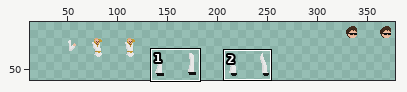
One commit to this sprite sheet: dude/dance1.png. Above: a wide view before the commit, with the close-up outlined.
Close-up. First the earlier version:
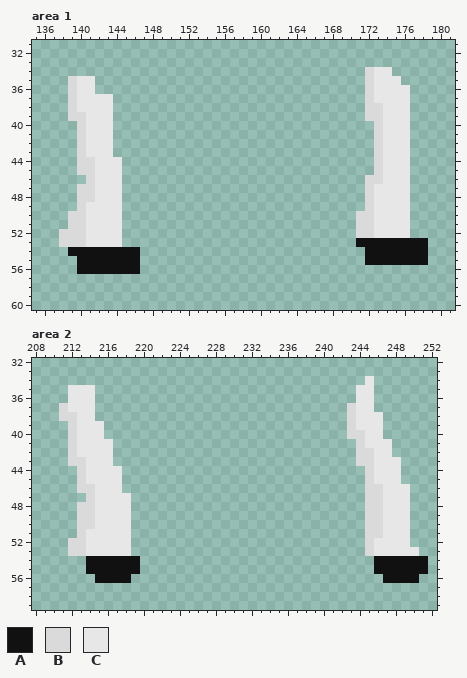
The file is 384x64 pixels. Shown: area 1: x 135..181, y 31..60; area 2: x 208..252, y 32..59. The old version is drawn lined up with the new one. The wide view leaves out empty margins. The commit also changed other parts of the picture, which this record leaves out.
Palette (. is transparent): A #111111  B #dadada  C #e7e7e7
Pixels before, area 1, first column x 138:
34 ..................................BCC....
35 .BCC..............................BCCC...
36 .BCC..............................BCCCC..
37 .BCCCC............................BCCCC..
38 .BCCCC............................BBCCC..
39 .BBCCC............................BBCCC..
40 ..BCCC.............................BCCC..
41 ..BCCC.............................BCCC..
42 ..BCCC.............................BCCC..
43 ..BCCC.............................BCCC..
44 ..BBCCC............................BCCC..
45 ..BBCCC............................BCCC..
46 ...BCCC...........................BBCCC..
47 ..BBCCC...........................BCCCC..
48 ..BBCCC...........................BCCCC..
49 ..BCCCC...........................BCCCC..
50 .BBCCCC..........................BBCCCC..
51 .BBCCCC..........................BBCCCC..
52 BBBCCCC..........................BBCCCC..
53 BBBCCCC..........................AAAAAAAA
54 .AAAAAAAA.........................AAAAAAA
55 ..AAAAAAA.........................AAAAAAA
56 ..AAAAAAA................................
Pixels before, area 2, first column x 211:
34 ..................................C......
35 .CCC.............................CC......
36 .CCC.............................CC......
37 BCCC............................BCC......
38 BBCC............................BCCC.....
39 .BCCC...........................BCCC.....
40 .BCCC...........................BBCC.....
41 .BCCCC...........................BCCC....
42 .BCCCC...........................BBCC....
43 .BBCCC...........................BBCCC...
44 ..BCCCC...........................BCCC...
45 ..BCCCC...........................BCCC...
46 ..BBCCC...........................BBCCC..
47 ...BCCCC..........................BBCCC..
48 ..BBCCCC..........................BBCCC..
49 ..BBCCCC..........................BBCCC..
50 ..BBCCCC..........................BBCCC..
51 ..BCCCCC..........................BBCCC..
52 .BBCCCCC..........................BCCCC..
53 .BBCCCCC..........................BCCCCC.
54 ...AAAAAA..........................AAAAAA
55 ...AAAAAA..........................AAAAAA
56 ....AAAA............................AAAA.
After:
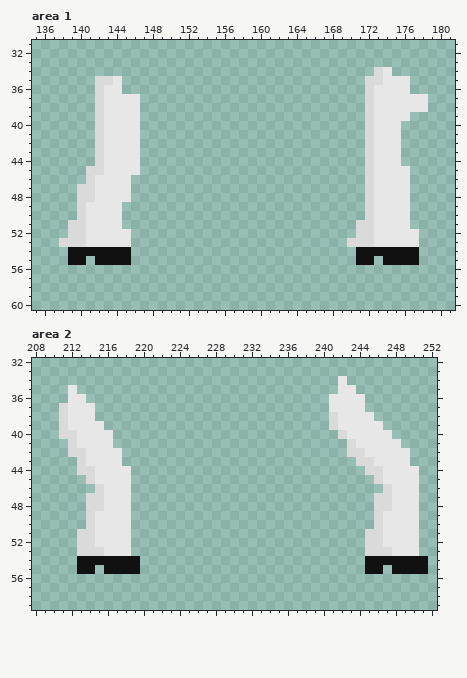
Changes in this commit:
drawings rearranged on the sheet (the old picture shows each at its new place; 3 dropped ones are not shown)
Changed rows in their new state; - is an unchanged pixel.
Area 1:
first column x 138:
34 ----------------------------------.B-----
35 -...BBC----------------------------B--C--
36 -...BCC----------------------------------
37 -...B-CCC------------------------------CC
38 -...B-CCC--------------------------C---CC
39 -...B-CCC--------------------------C-----
40 --..B-CCC-------------------------BC--.--
41 --..B-CCC-------------------------BC--.--
42 --..B-CCC-------------------------BC--.--
43 --..B-CCC-------------------------BC--.--
44 --..B--CC-------------------------BC--.--
45 --.-B--CC-------------------------BC-----
46 -------C---------------------------C-----
47 -------C---------------------------------
48 -------C---------------------------------
50 -.-------------------------------.-------
52 .------C-------------------------------C-
53 -------C------------------------BBBCCCCC.
54 --------.------------------------A------.
55 -A-.----.------------------------A-.----.
56 --.......--------------------------------
Area 2:
first column x 211:
34 -------------------------------C--.-----
35 --..---------------------------CC..-----
36 ---.--------------------------CCC-.-----
37 ------------------------------CCC-.-----
38 -C----------------------------BCC--.----
39 BC----------------------------BCC-------
40 B----C-------------------------BCC--C---
41 --------------------------------BC---C--
42 --B---C-------------------------B-C--CC-
43 -.----C-------------------------------C-
44 ---B---C---------------------------B--CC
45 --.B---C--------------------------.B--CC
46 --..B--C--------------------------..B--C
47 ----B-----------------------------.-B--C
48 --.-B-----------------------------.-B--C
49 --.-------------------------------.----C
50 --.-------------------------------.----C
51 ---B-----------------------------------C
52 -.-B-------------------------------B---C
53 -.-BB------------------------------BB---
54 --A-------------------------------A-----
55 --A-.-----------------------------A-.---
56 ----....----------------------------....
Changed places in both close-ups, as pixel boxes (x1, y1, x2, y2):
changed: (347, 67, 428, 265)
changed: (68, 76, 140, 202)
changed: (59, 211, 140, 274)
changed: (329, 376, 419, 583)
changed: (59, 385, 131, 583)
